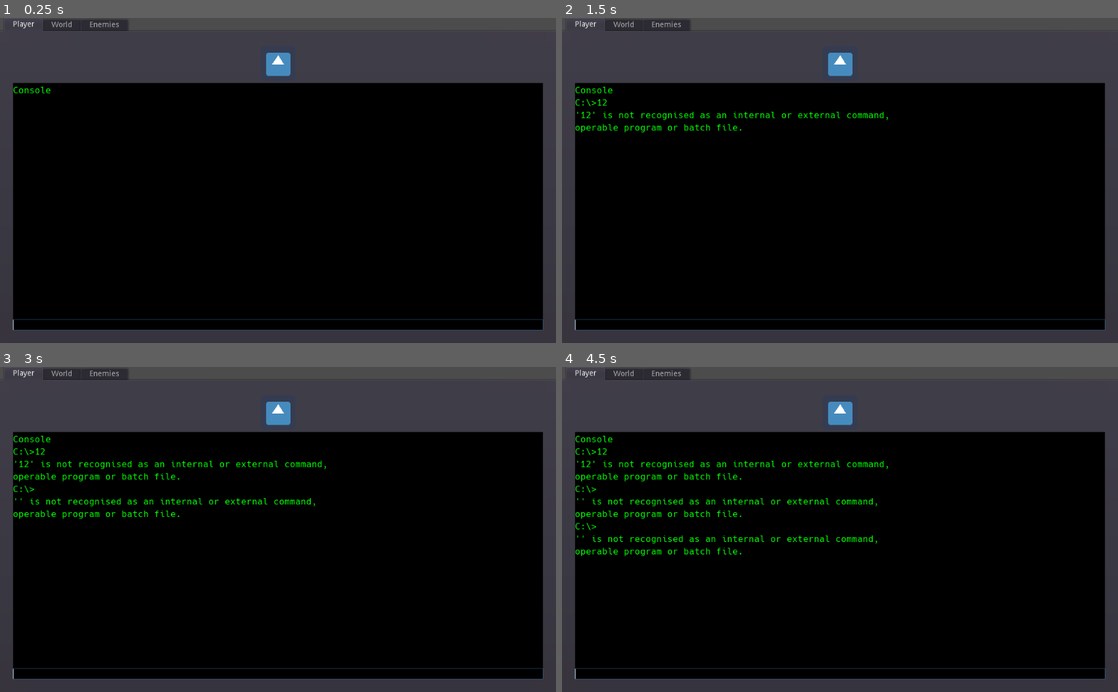
Above: before the commit, frames 1-4 (two rows, left to right).
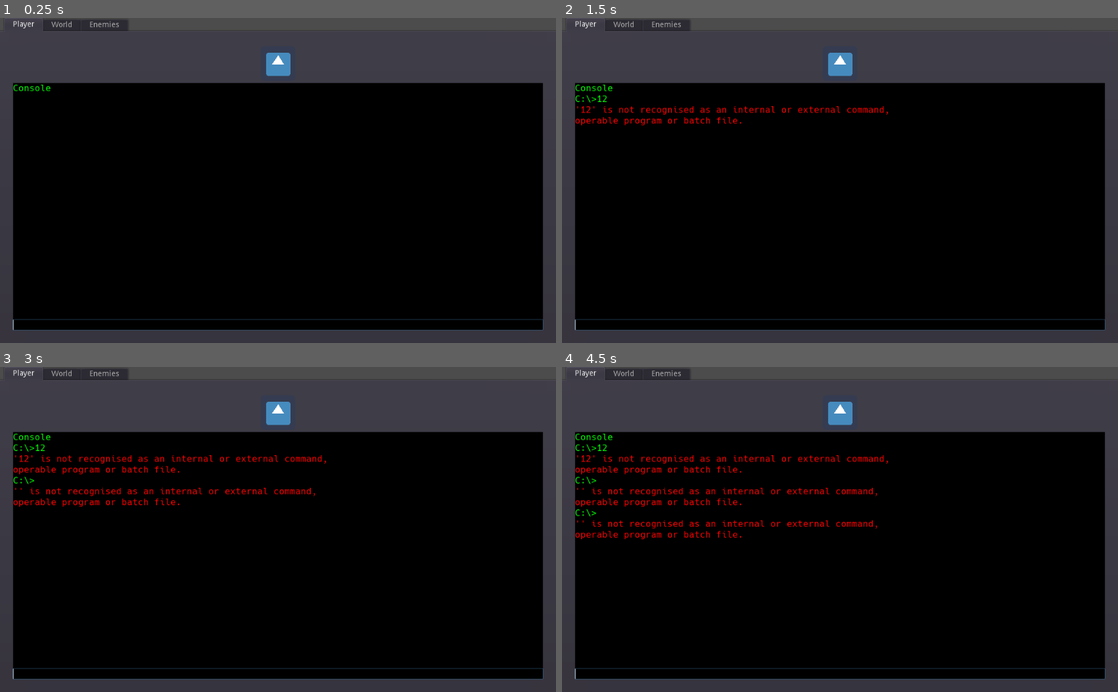
Above: after the commit, the same moments.

Repository: Tri-C-Games/CCC-Jam
Game: Godot game, scene res://UI/Hacking/Hacking GUI.tscn
Two runs of this game, one before a commit and one after it. Both use one fixed random seed, a clock stepped at 60 frames per second and the inputs below. The project has no main scene, so this scene is started directly. The engine's default icon, where the game draws it, is replaced by a stand-in: a white triangle on a blue panel in a dark square.
Inputs (mouse positions are in pixels of both pictures, inside the frame that each line leads up to):
- Up to frame 1 (0.25 s): no input
- Up to frame 2 (1.5 s): click (840, 323) at 0.52 s; type "12" at 0.6 s; tap Enter at 1.25 s; hold Right (ui_right) from 1.28 s (still down)
- Up to frame 3 (3 s): tap Up (ui_up) at 1.52, 2.27 s; tap Space at 2 s; tap Enter at 2.75 s; release Right (ui_right) at 2.78 s; hold Left (ui_left) from 2.78 s (still down)
- Up to frame 4 (4.5 s): tap Space at 3.5 s; release Left (ui_left) at 3.53 s; hold Right (ui_right) from 3.53 s (still down); tap Up (ui_up) at 3.77 s; tap Enter at 4.25 s

The runs differ from the first frame. In frame 1, less than 0.1% of the frame differs, in the area x 2-10%, y 20-24%; in frame 2, 1.5%; in frame 3, 2.8%; in frame 4, 4.1%, in the area x 2-59%, y 20-59%.

Commit message:
Changed the output console to RichTextLabel and made errors red in colour.

Diff:
--- a/UI/Hacking/Console.gd
+++ b/UI/Hacking/Console.gd
@@ -7,19 +7,15 @@
 
 func _ready():
 	input.grab_focus()
+	output.scroll_following = true
 
 func _on_Input_text_entered(new_text):
 	input.clear()
-	output_text(new_text)
+	output_text(new_text, true)
 	emit_signal("command_entered", new_text)
 
-func output_text(text):
-	output.text = str(output.text, "\n", "C:\\>", text)
+func output_text(text, from_user):
+	output.bbcode_text = str(output.bbcode_text, "\n", "C:\\>" if from_user else "", text)
 
-func _on_Output_cursor_changed():
-	# Automatic scrolling.
-	var line_count = output.get_line_count()
-	output.cursor_set_line(line_count)
-
-func print_console(text):
-	output.text = str(output.text, "\n", text)
+func output_error(error):
+	output.bbcode_text = str(output.bbcode_text, "\n[color=red]", error, "[/color]")
--- a/UI/Hacking/Console.tscn
+++ b/UI/Hacking/Console.tscn
@@ -1,10 +1,7 @@
-[gd_scene load_steps=5 format=2]
+[gd_scene load_steps=4 format=2]
 
 [ext_resource path="res://UI/Hacking/Console.gd" type="Script" id=1]
 [ext_resource path="res://UI/Hacking/Console Theme.tres" type="Theme" id=2]
-
-[sub_resource type="StyleBoxFlat" id=1]
-bg_color = Color( 0, 0, 0, 1 )
 
 [sub_resource type="StyleBoxFlat" id=2]
 bg_color = Color( 0, 0, 0, 1 )
@@ -18,6 +15,14 @@
 "_edit_use_anchors_": false
 }
 
+[node name="ColorRect" type="ColorRect" parent="."]
+anchor_right = 1.0
+anchor_bottom = 1.0
+color = Color( 0, 0, 0, 1 )
+__meta__ = {
+"_edit_use_anchors_": false
+}
+
 [node name="VBoxContainer" type="VBoxContainer" parent="."]
 anchor_right = 1.0
 anchor_bottom = 1.0
@@ -27,21 +32,15 @@
 "_edit_use_anchors_": false
 }
 
-[node name="Output" type="TextEdit" parent="VBoxContainer"]
+[node name="Output" type="RichTextLabel" parent="VBoxContainer"]
 margin_right = 1024.0
 margin_bottom = 581.0
-focus_mode = 0
 size_flags_vertical = 3
 theme = ExtResource( 2 )
-custom_styles/read_only = SubResource( 1 )
-custom_colors/font_color_readonly = Color( 0, 1, 0, 1 )
+custom_colors/default_color = Color( 0, 1, 0, 1 )
+bbcode_enabled = true
+bbcode_text = "Console"
 text = "Console"
-readonly = true
-smooth_scrolling = true
-wrap_enabled = true
-__meta__ = {
-"_edit_use_anchors_": false
-}
 
 [node name="Input" type="LineEdit" parent="VBoxContainer"]
 margin_top = 581.0
@@ -53,5 +52,4 @@
 __meta__ = {
 "_edit_use_anchors_": false
 }
-[connection signal="cursor_changed" from="VBoxContainer/Output" to="." method="_on_Output_cursor_changed"]
 [connection signal="text_entered" from="VBoxContainer/Input" to="." method="_on_Input_text_entered"]
--- a/UI/Hacking/Hacking GUI.gd
+++ b/UI/Hacking/Hacking GUI.gd
@@ -16,6 +16,6 @@
 	var separated_command = text.split(" ")
 	var command = separated_command[0].to_lower()
 	if (command in usable_commands):
-		console.print_console(success_text % command)
+		console.output_text(success_text % command, false)
 	else:
-		console.print_console(error_text % command)
+		console.output_error(error_text % command)
